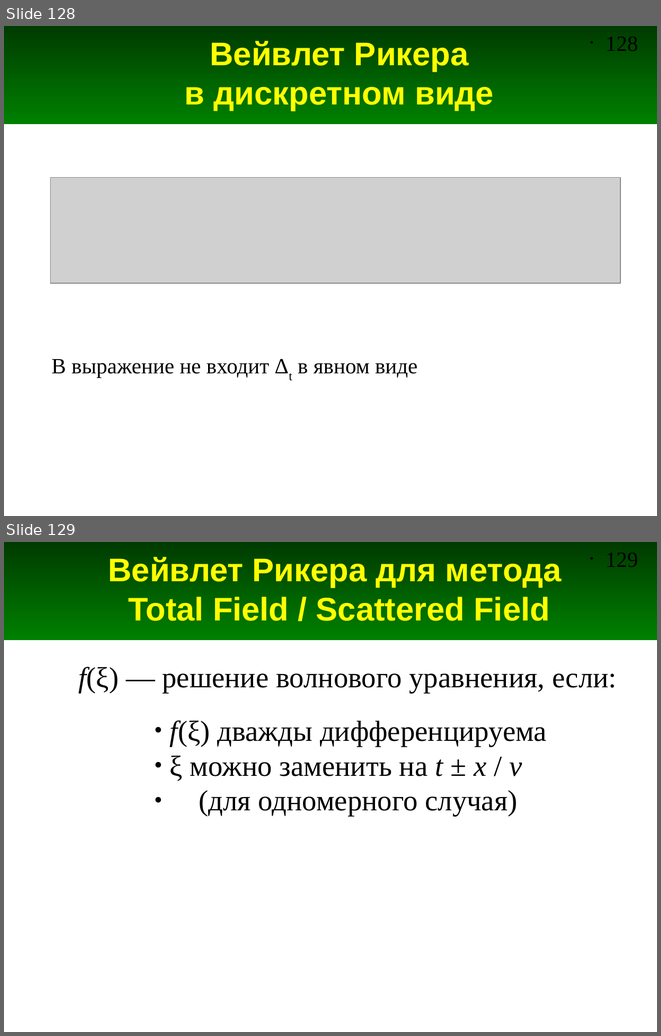
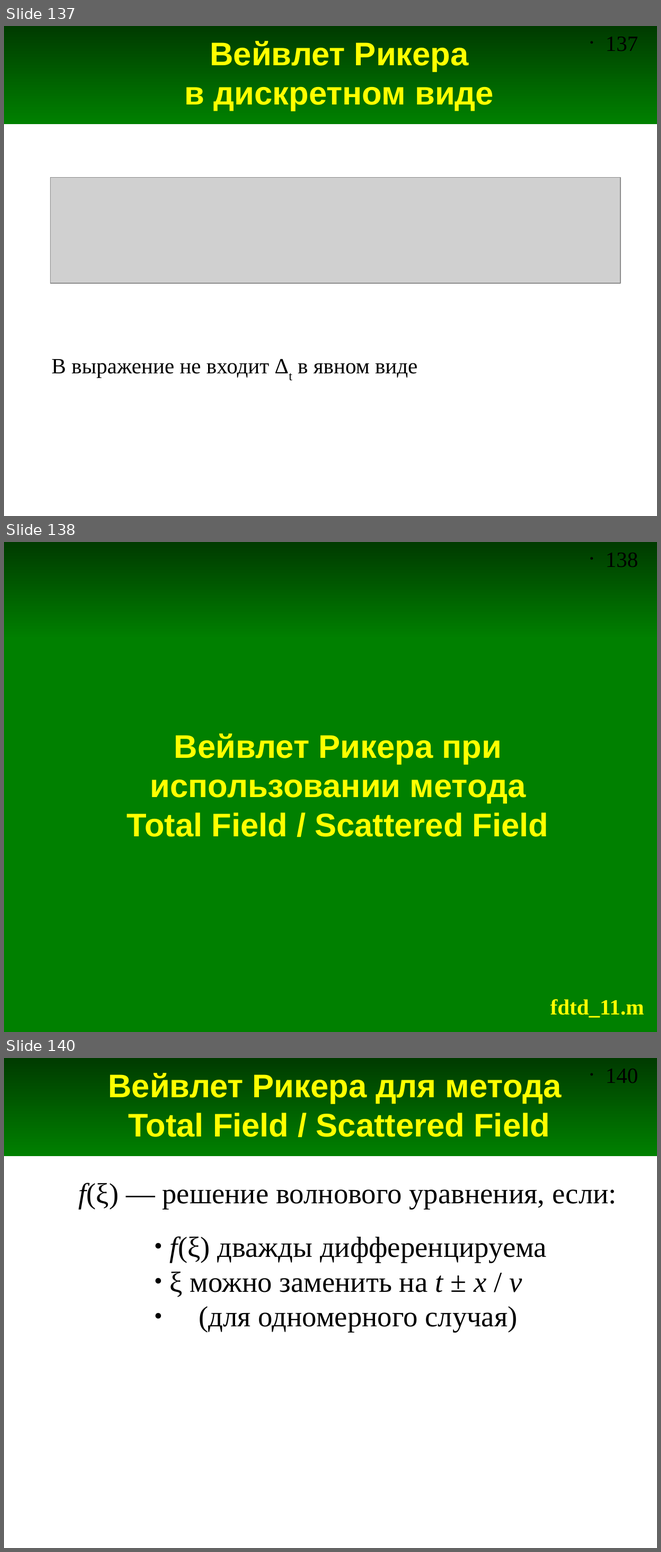
Before and after one commit to andris0147sv/modelling, a slide deck: presentations/2. FDTD.odp. Shown one above the other, each under a label of ours: slides 128 and 129 before the commit, slides 137, 138 and 140 after it; the slides between them are not shown. The pictures are 661x1036 and 661x1552 pixels, drawn with LibreOffice and Linux fonts; fonts in the diff are those of the drawing; grey boxes stand for pictures. Boxes give left, top, right and bottom in pixels: in the first picture for what was removed or moved away, otherwise in the second. Text is boxed around its words. In the diff, an @@ line names an element or a change of style, - is before the commit and + after.

```diff
--- a/presentations/2. FDTD.odp
+++ b/presentations/2. FDTD.odp
@@ slide 138 added at (4, 542, 657, 1032), background #FFFFFF; not listed: 2 template elements that a slide beside it also shows @@
@@ rectangle added at (4, 637, 657, 1032), fill #008000, outline #008000 0 pt @@
@@ title added at (127, 733, 549, 837), 36 pt, text #FFFF00, bold @@
+Вейвлет Рикера при использовании метода
+Total Field / Scattered Field
@@ text added at (550, 999, 644, 1017), 24 pt, text #FFFF00, bold @@
+fdtd_11.m
@@ what was slide 128 is now slide 137 @@
@@ page number at (606, 37, 638, 51): text changed @@
-• 128
+• 137
@@ what was slide 129 is now slide 140 @@
@@ page number at (606, 1069, 638, 1083): text changed @@
-• 129
+• 140
```
Also in this commit, not shown: 7 slides changed, 1 other slide added, 1 other file.
